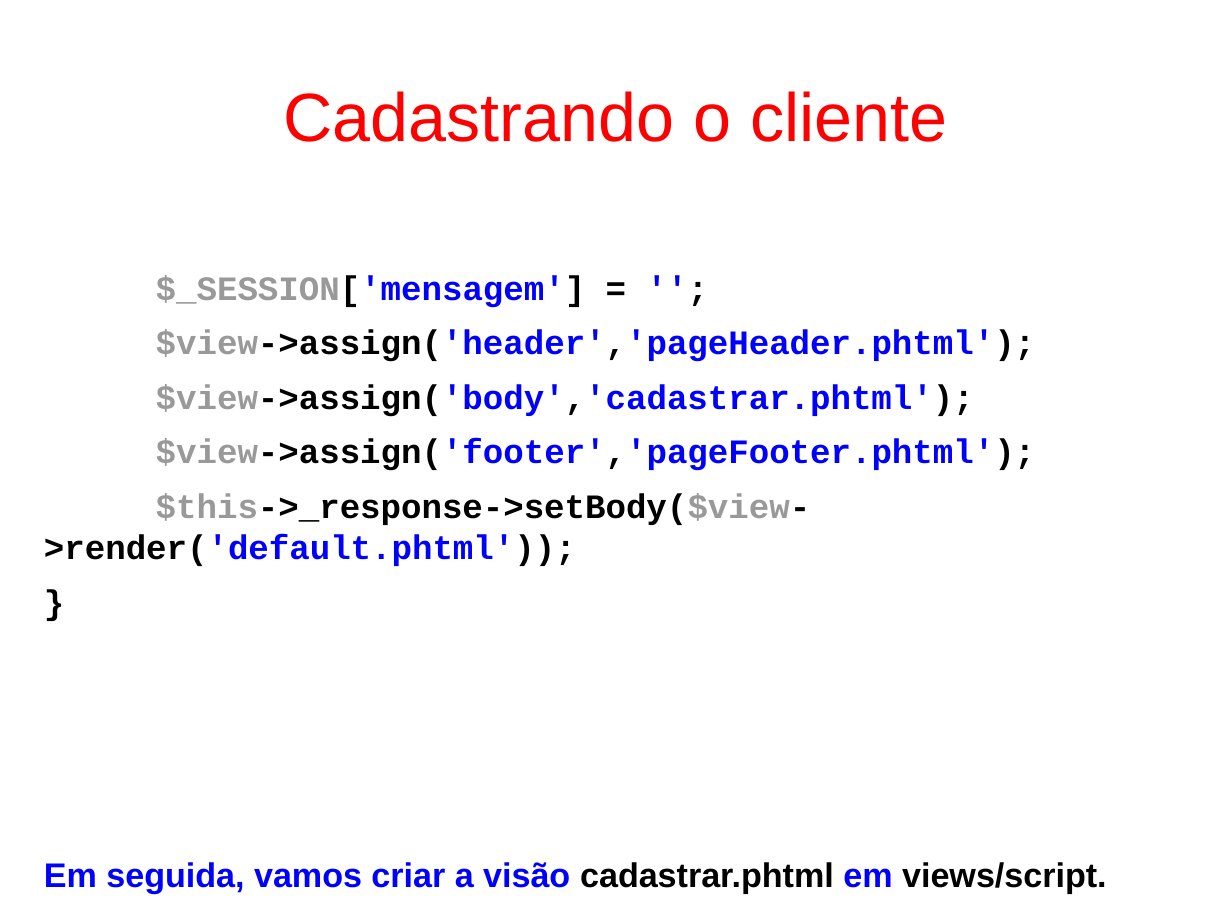
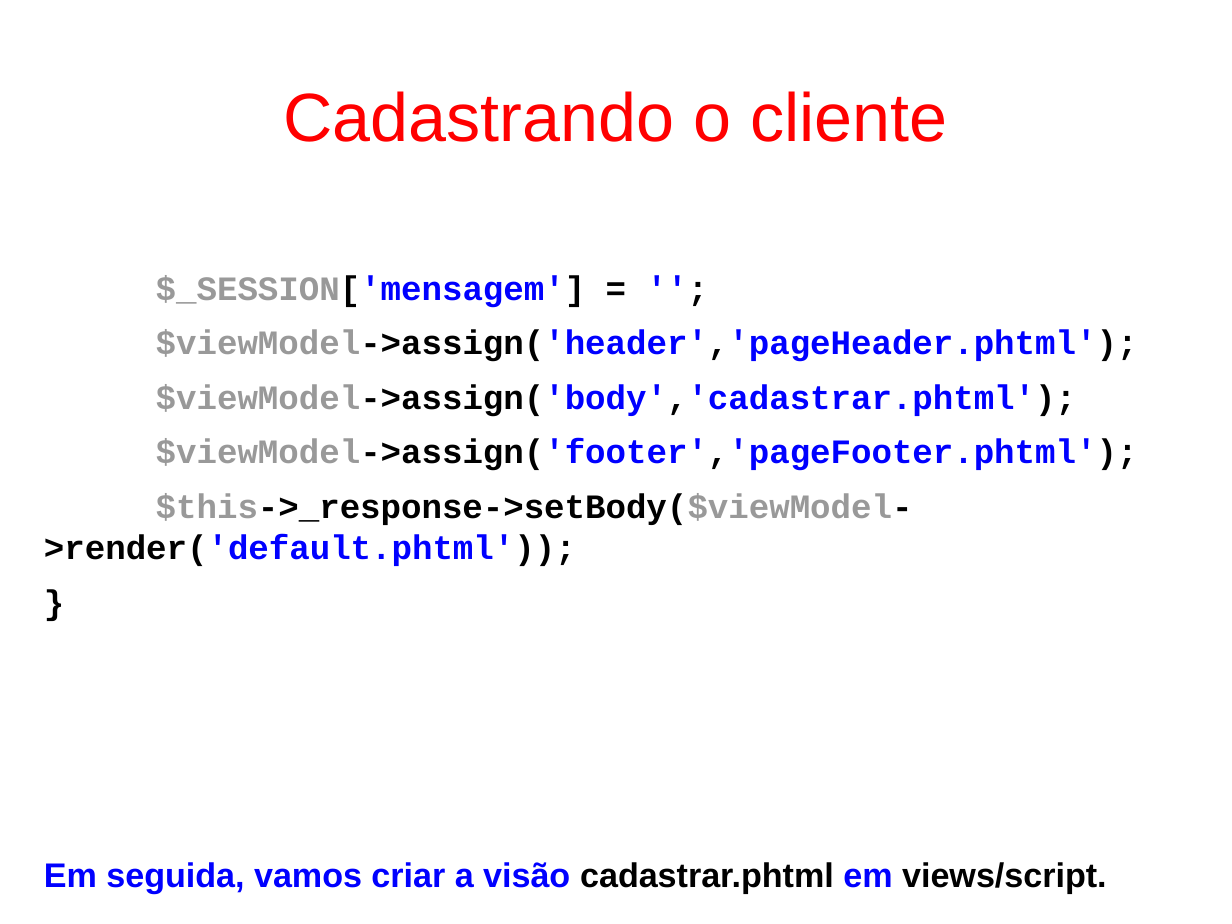
Before and after one commit to fgsl/lojasacme, a slide deck: slide 112 of docs/tutorial.odp. Drawn at 1232x924 pixels with LibreOffice and Linux fonts; fonts in the diff are those of the drawing. Boxes give left, top, right and bottom in pixels: in the first picture for what was removed or moved away, otherwise in the second. Text is boxed around its words. In the diff, an @@ line names an element or a change of style, - is before the commit and + after.

```diff
--- a/docs/tutorial.odp
+++ b/docs/tutorial.odp
@@ text at <box>44,329,1138,566</box>: text changed @@
-$view->assign('header','pageHeader.phtml');
-$view->assign('body','cadastrar.phtml');
-$view->assign('footer','pageFooter.phtml');
-$this->_response->setBody($view->render('default.phtml'));
+$viewModel->assign('header','pageHeader.phtml');
+$viewModel->assign('body','cadastrar.phtml');
+$viewModel->assign('footer','pageFooter.phtml');
+$this->_response->setBody($viewModel->render('default.phtml'));
```
Also in this commit, not shown: 34 other slides changed, 1 other file.
